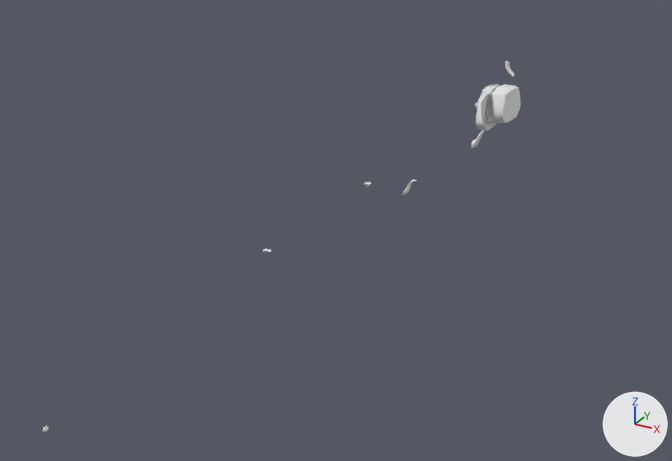
The FBX model Assets/3D Models/Models/03. Fully Manual/04. Utah Teapot.fbx as it was, and as the next commit left it.
Camera for both pictures: a 50 mm camera at (10.6, -22.1, 9.3) aimed at (-1.4, -0.4, -1.5). Lighting does not change. The marker at lower right points along +X, +Y and +Z.

In view in the first picture: 'Utah Teapot 2', 'Utah Teapot 3', 'Utah Teapot 4', 'Utah Teapot 5', 'Utah Teapot 6', 'Utah Teapot 7', 'Utah Teapot 8', 'Utah Teapot 9'.
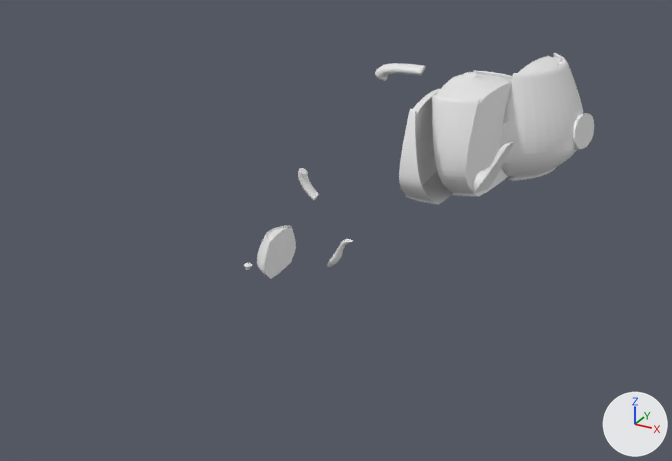
Where the change shows, as pixel boxes (x1, y1, x2, y2) in the pictures (672 x 461 px):
```json
{"object": "Utah Teapot 7", "change": "moved, rescaled", "before": [43, 426, 49, 432], "after": [500, 53, 594, 181]}
{"object": "Utah Teapot 6", "change": "moved, rescaled", "before": [492, 84, 521, 123], "after": [432, 70, 512, 197]}
{"object": "Utah Teapot 4", "change": "moved, rescaled", "before": [476, 93, 498, 130], "after": [399, 85, 452, 204]}
{"object": "Utah Teapot 3", "change": "moved, rescaled", "before": [475, 84, 500, 120], "after": [257, 226, 296, 279], "on screen": "54% wider, 46% taller"}
{"object": "Utah Teapot 8", "change": "moved, rescaled", "before": [471, 130, 485, 148], "after": [472, 142, 514, 196], "on screen": "187% wider, 189% taller"}
{"object": "Utah Teapot 1", "change": "moved, rescaled", "before": [263, 249, 272, 252], "after": [375, 63, 426, 81]}
{"object": "Utah Teapot 2", "change": "moved, rescaled", "before": [505, 61, 514, 77], "after": [298, 168, 319, 200], "on screen": "120% wider, 94% taller"}
{"object": "Utah Teapot 9", "change": "moved, rescaled", "before": [402, 180, 417, 195], "after": [327, 239, 353, 267], "on screen": "69% wider, 81% taller"}
{"object": "Utah Teapot 5", "change": "moved", "before": [364, 182, 371, 187], "after": [244, 263, 252, 270]}
```

Edits to the scene script, one JSON object a line:
```json
{"op": "set", "path": "ob_utah_teapot_9.location", "old": "(0.0, 0.0, 0.0)", "new": "(0.0, -4.75, 0.0)"}
{"op": "set", "path": "ob_utah_teapot_9.scale", "old": "(1.0, 1.0, 1.0)", "new": "(1.58, 1.58, 1.58)"}
{"op": "set", "path": "ob_utah_teapot_3.location", "old": "(0.0, 9.63, 0.0)", "new": "(0.0, -5.11, 0.0)"}
{"op": "set", "path": "ob_utah_teapot_3.scale", "old": "(1.64, 1.64, 1.64)", "new": "(1.47, 1.47, 1.47)"}
{"op": "set", "path": "ob_utah_teapot_2.location", "old": "(0.0, 14.53, 0.0)", "new": "(0.0, -0.98, 0.0)"}
{"op": "set", "path": "ob_utah_teapot_2.scale", "old": "(1.97, 1.97, 1.97)", "new": "(2.71, 2.71, 2.71)"}
{"op": "set", "path": "ob_utah_teapot_4.location", "old": "(0.0, 8.43, 0.0)", "new": "(0.0, 4.64, 0.0)"}
{"op": "set", "path": "ob_utah_teapot_4.scale", "old": "(1.56, 1.56, 1.56)", "new": "(4.39, 4.39, 4.39)"}
{"op": "set", "path": "ob_utah_teapot_8.location", "old": "(0.0, 4.89, 0.0)", "new": "(0.0, 2.13, 0.0)"}
{"op": "set", "path": "ob_utah_teapot_8.scale", "old": "(1.33, 1.33, 1.33)", "new": "(3.64, 3.64, 3.64)"}
{"op": "set", "path": "ob_utah_teapot_6.location", "old": "(0.0, 9.61, 0.0)", "new": "(0.0, 6.18, 0.0)"}
{"op": "set", "path": "ob_utah_teapot_6.scale", "old": "(1.64, 1.64, 1.64)", "new": "(4.85, 4.85, 4.85)"}
{"op": "set", "path": "ob_utah_teapot_5.location", "old": "(0.0, -1.12, 0.0)", "new": "(0.0, -6.89, 0.0)"}
{"op": "set", "path": "ob_utah_teapot_7.location", "old": "(0.0, -13.07, 0.0)", "new": "(0.0, 9.13, 0.0)"}
{"op": "set", "path": "ob_utah_teapot_7.scale", "old": "(0.129, 0.129, 0.129)", "new": "(5.74, 5.74, 5.74)"}
{"op": "set", "path": "ob_utah_teapot_1.location", "old": "(0.0, -5.5, 0.0)", "new": "(0.0, 8.35, 0.0)"}
{"op": "set", "path": "ob_utah_teapot_1.scale", "old": "(0.633, 0.633, 0.633)", "new": "(5.51, 5.51, 5.51)"}
```
